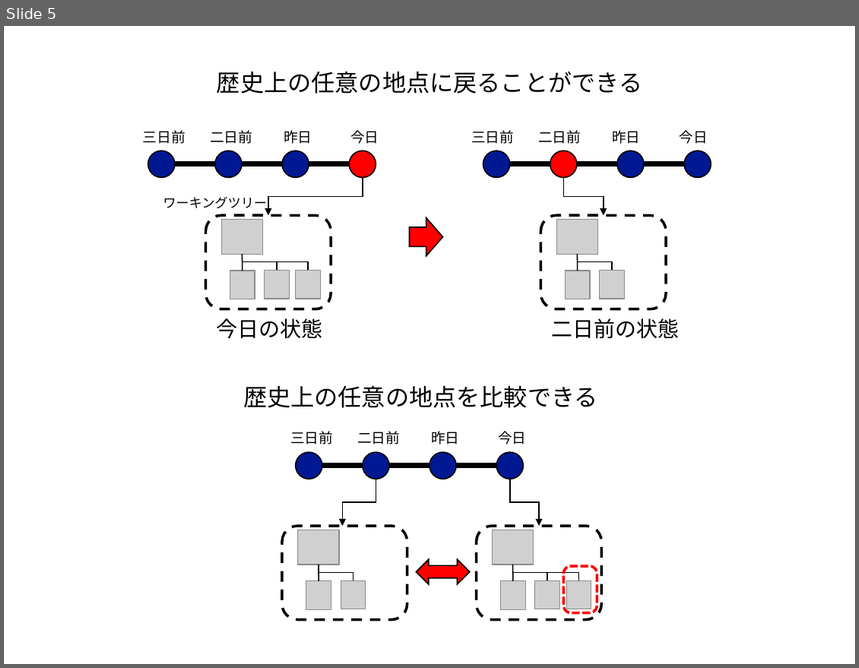
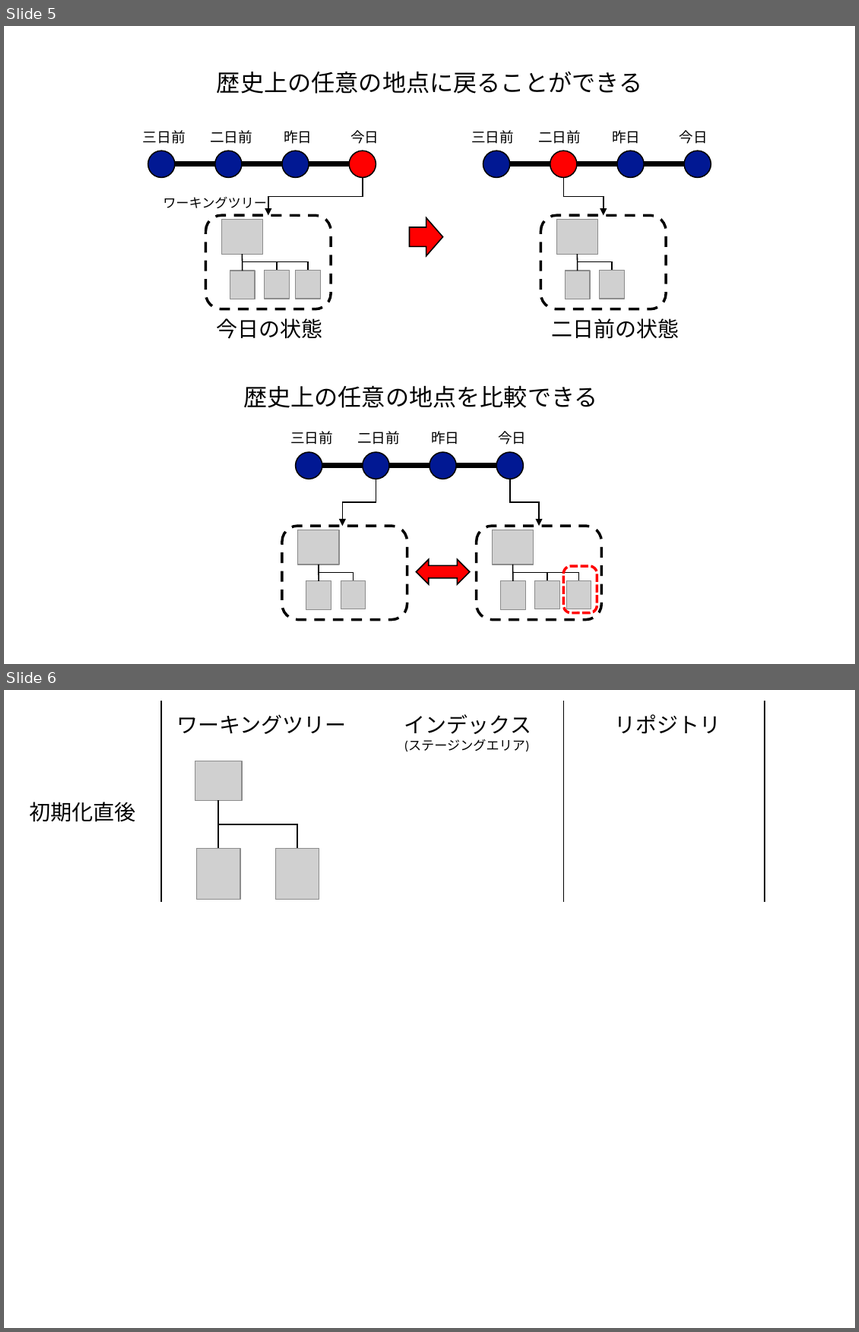
Before and after one commit to kaityo256/github, a slide deck: term/fig/fig.pptx. Shown one above the other, each under a label of ours: slide 5 before the commit, slides 5 and 6 after it. The pictures are 859x668 and 859x1332 pixels, drawn with LibreOffice and Linux fonts; fonts in the diff are those of the drawing; grey boxes stand for pictures. Boxes give left, top, right and bottom in pixels: in the first picture for what was removed or moved away, otherwise in the second. Text is boxed around its words. In the diff, an @@ line names an element or a change of style, - is before the commit and + after.

```diff
--- a/term/fig/fig.pptx
+++ b/term/fig/fig.pptx
@@ slide 6 added at (4,690,855,1328), background #FFFFFF @@
@@ line added from (161, 701) to (161, 902), #000000 1 pt @@
@@ line added from (563, 701) to (563, 902), #000000 1 pt @@
@@ line added from (765, 701) to (765, 902), #000000 1 pt @@
@@ text added at (177,714,346,734), 18 pt, text #000000 @@
+ワーキングツリー
@@ text added at (405,714,531,752), 11 pt, text #000000 @@
+インデックス
+(ステージングエリア)
@@ text added at (615,714,721,734), 18 pt, text #000000 @@
+リポジトリ
@@ picture added at (195,761,241,801) @@
@@ text added at (29,802,135,822), 18 pt, text #000000 @@
+初期化直後
@@ line added from (218, 801) to (218, 848), #000000 1 pt @@
@@ elbow line added from (218, 801) to (297, 848), #000000 1 pt @@
@@ picture added at (196,848,240,900) @@
@@ picture added at (275,848,320,900) @@
```
Also in this commit, not shown: 1 other slide added, 3 other files.
